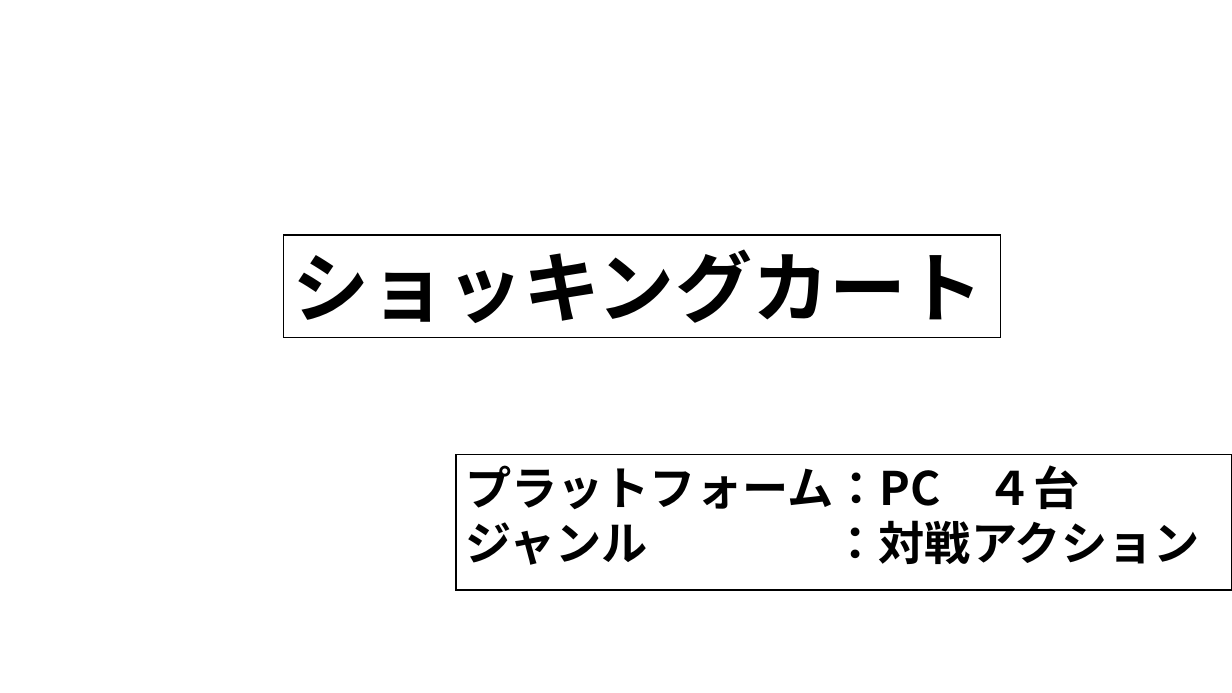
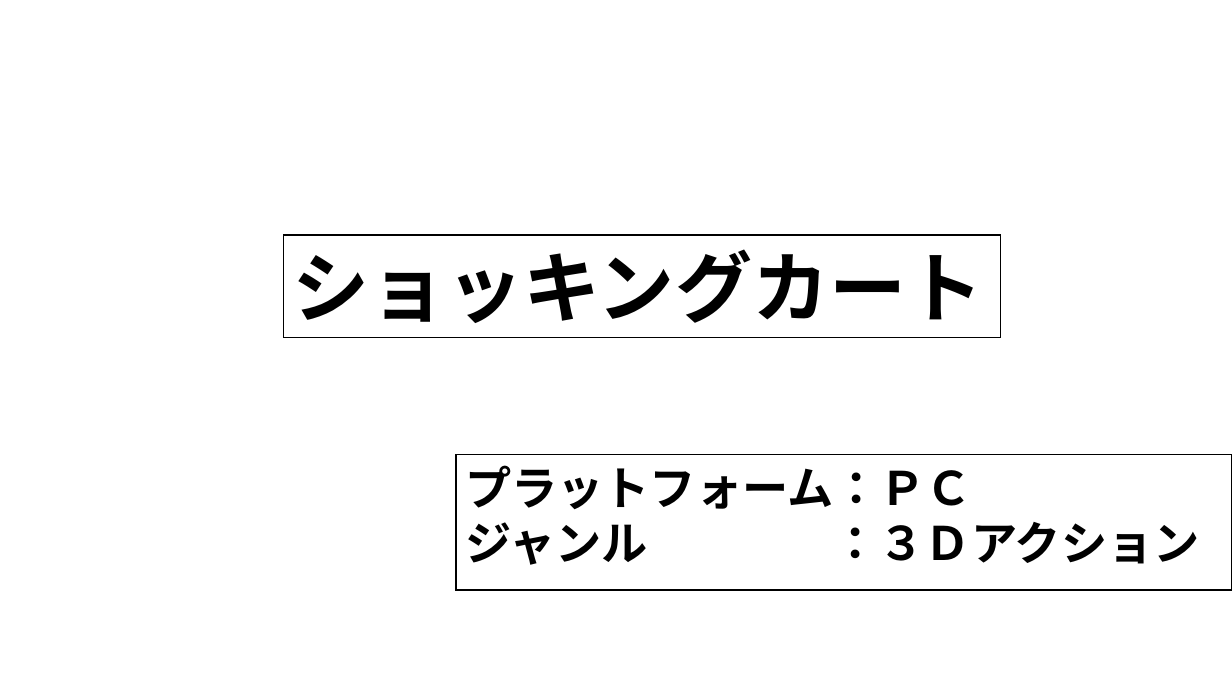
Before and after one commit to H29LatterPeriodTeam07/team07, a slide deck: slide 1 of 後期企画書/ショッピングカート.pptx. Drawn at 1232x693 pixels with LibreOffice and Linux fonts; fonts in the diff are those of the drawing; background and template pictures are left out. Boxes give left, top, right and bottom in pixels: in the first picture for what was removed or moved away, otherwise in the second. Text is boxed around its words. In the diff, an @@ line names an element or a change of style, - is before the commit and + after.

Commit message:
企画書更新　ジャック　レジ袋の追加

```diff
--- a/後期企画書/ショッピングカート.pptx
+++ b/後期企画書/ショッピングカート.pptx
@@ text at [465, 465, 1199, 565]: text changed @@
-プラットフォーム：PC ４台
-ジャンル ：対戦アクション
+プラットフォーム：ＰＣ
+ジャンル ：３Ｄアクション
```
Also in this commit, not shown: 6 other slides changed, 8 slides added, 3 slides removed.
